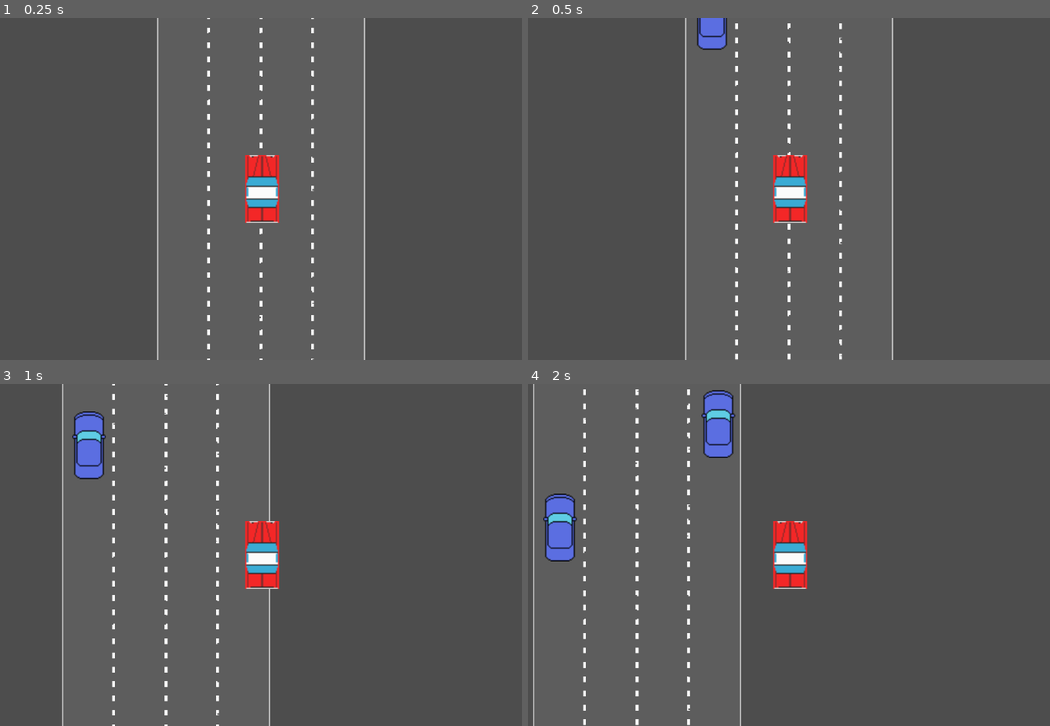
Above: before the commit, frames 1-4 (two rows, left to right).
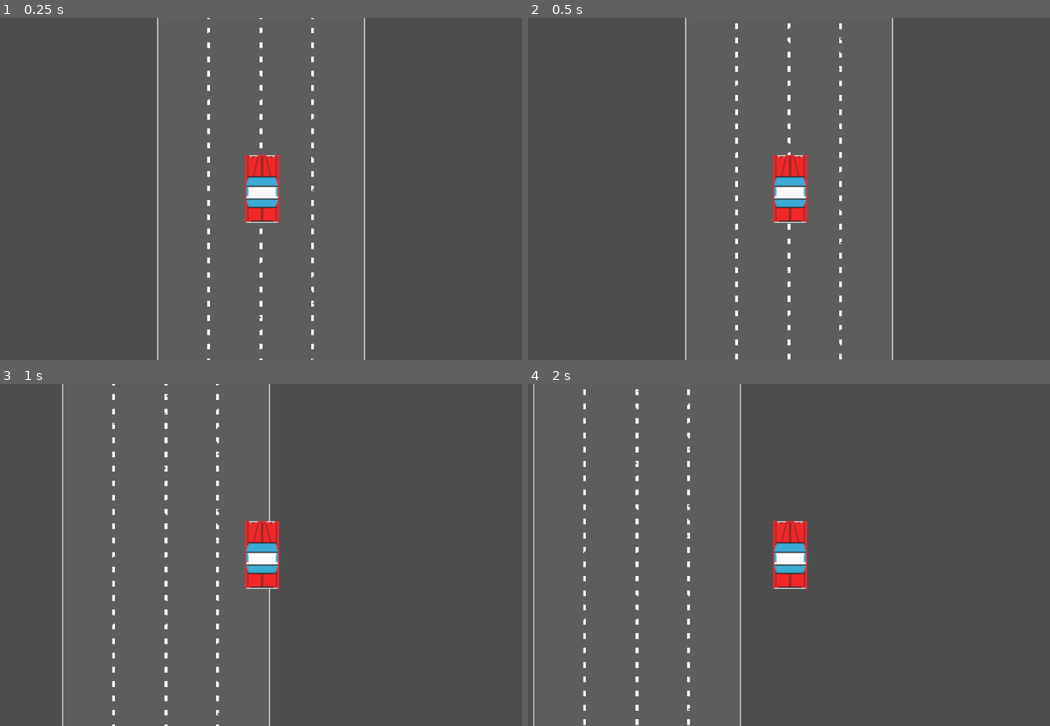
Above: after the commit, the same moments.

Repository: Zeke-D/roadtripping
Game: Godot game, scene res://world.tscn
The game is run twice, just before and just after one commit, with the same random seed, the same clock (stepped at 60 frames per second) and the same inputs.
Inputs:
- Up to frame 1 (0.25 s): no input
- Up to frame 2 (0.5 s): no input
- Up to frame 3 (1 s): hold D (right) from 0.53 s (still down)
- Up to frame 4 (2 s): release D (right) at 1.28 s; hold S (down) from 1.28 s (still down)

Frame 1 is identical in both runs. In frame 2, 0.5% of the frame differs, in the area x 32-39%, y 0-10%; in frame 3, 1.1%; in frame 4, 2.3%, in the area x 2-40%, y 1-52%.

Commit message:
vinnaatyyyyyy

Diff:
--- a/PlayerCar.gd
+++ b/PlayerCar.gd
@@ -48,10 +48,6 @@
 	# check collisions
 	var should_move_horizontal : bool = true
 	var should_move_vertical   : bool = true
-	for body in hurtbox.get_overlapping_bodies():
-		if body.is_in_group("Enemy"):
-			should_move_horizontal = abs(body.position - self.position).x <= 32
-			should_move_vertical = 0 <= (body.position - self.position).y <= 64
 
 	player_vertical_speed = 0
 	if should_move_vertical:
--- a/npc_car.gd
+++ b/npc_car.gd
@@ -1,11 +1,10 @@
 extends CharacterBody2D
-
+class_name NpcCar
 var player
-const NPC_BASE_MOVEMENT_SPEED: float = 80
-
+@export var speed: int = 80
 
 func _ready():
 	player = get_tree().current_scene.find_child('Car')
 
 func _physics_process(delta):
-	position.y += player.player_vertical_speed - (NPC_BASE_MOVEMENT_SPEED * delta)
+	position.y += player.player_vertical_speed - (speed * delta)
--- /dev/null
+++ b/npcs/npc_boat.tscn
@@ -0,0 +1,20 @@
+[gd_scene load_steps=4 format=3 uid="uid://buxsmy1oxtpns"]
+
+[ext_resource type="Script" path="res://npc_car.gd" id="1_5q70q"]
+[ext_resource type="Texture2D" uid="uid://b8f1fmb3viaeu" path="res://Assets/pirate_ship.png" id="2_qfn1j"]
+
+[sub_resource type="RectangleShape2D" id="RectangleShape2D_kqddm"]
+size = Vector2(32, 64)
+
+[node name="npc_boat" type="CharacterBody2D"]
+script = ExtResource("1_5q70q")
+speed = 40
+
+[node name="PirateShip" type="Sprite2D" parent="."]
+position = Vector2(-0.213866, -0.245221)
+rotation = 3.14159
+scale = Vector2(0.0626947, 0.0629744)
+texture = ExtResource("2_qfn1j")
+
+[node name="CollisionShape2D" type="CollisionShape2D" parent="."]
+shape = SubResource("RectangleShape2D_kqddm")
--- a/npc_car.tscn
+++ b/npcs/npc_car_blue.tscn
@@ -1,14 +1,17 @@
-[gd_scene load_steps=3 format=3 uid="uid://bawbisp7r4ff6"]
+[gd_scene load_steps=4 format=3 uid="uid://bawbisp7r4ff6"]
 
 [ext_resource type="Texture2D" uid="uid://68akutqjhpfw" path="res://Assets/npccar.png" id="1_v3o14"]
+[ext_resource type="Script" path="res://npc_car.gd" id="1_vgpbt"]
 
 [sub_resource type="RectangleShape2D" id="RectangleShape2D_uhxu8"]
 size = Vector2(32, 64)
 
 [node name="NpcCar" type="CharacterBody2D" groups=["Enemy"]]
+script = ExtResource("1_vgpbt")
+speed = 80
 
 [node name="CollisionShape2D" type="CollisionShape2D" parent="."]
 shape = SubResource("RectangleShape2D_uhxu8")
 
-[node name="Sprite2D" type="Sprite2D" parent="."]
+[node name="BlueCar" type="Sprite2D" parent="."]
 texture = ExtResource("1_v3o14")
--- /dev/null
+++ b/npcs/npc_car_purple.tscn
@@ -0,0 +1,18 @@
+[gd_scene load_steps=4 format=3 uid="uid://buf5q3kh4ta4o"]
+
+[ext_resource type="Texture2D" uid="uid://cfwjh2g2ymyj5" path="res://Assets/npccar_purple.png" id="1_dnfbj"]
+[ext_resource type="Script" path="res://npc_car.gd" id="1_uuawq"]
+
+[sub_resource type="RectangleShape2D" id="RectangleShape2D_rxmrq"]
+size = Vector2(32, 64)
+
+[node name="npc_car_purple" type="CharacterBody2D"]
+script = ExtResource("1_uuawq")
+
+[node name="CollisionShape2D" type="CollisionShape2D" parent="."]
+shape = SubResource("RectangleShape2D_rxmrq")
+
+[node name="NpccarPurple" type="Sprite2D" parent="."]
+position = Vector2(0.124995, -1.90735e-06)
+scale = Vector2(0.0620117, 0.0625)
+texture = ExtResource("1_dnfbj")
--- /dev/null
+++ b/npcs/npc_tank.tscn
@@ -0,0 +1,19 @@
+[gd_scene load_steps=4 format=3 uid="uid://b6rc0jh8evpoh"]
+
+[ext_resource type="Script" path="res://npc_car.gd" id="1_x28xl"]
+[ext_resource type="Texture2D" uid="uid://dsknuoybud3jf" path="res://Assets/tank.png" id="2_iqmwt"]
+
+[sub_resource type="RectangleShape2D" id="RectangleShape2D_llpga"]
+size = Vector2(32, 64)
+
+[node name="npc_tank" type="CharacterBody2D"]
+script = ExtResource("1_x28xl")
+speed = 20
+
+[node name="CollisionShape2D" type="CollisionShape2D" parent="."]
+shape = SubResource("RectangleShape2D_llpga")
+
+[node name="Tank" type="Sprite2D" parent="."]
+position = Vector2(2.38419e-07, 2)
+scale = Vector2(0.0737305, 0.0703125)
+texture = ExtResource("2_iqmwt")
--- /dev/null
+++ b/npcs/npc_taxi.tscn
@@ -0,0 +1,19 @@
+[gd_scene load_steps=4 format=3 uid="uid://cqh4x1pxthv8w"]
+
+[ext_resource type="Script" path="res://npc_car.gd" id="1_6x4n6"]
+[ext_resource type="Texture2D" uid="uid://bm780tb7s0w3y" path="res://Assets/npccar_taxi.png" id="1_dtqpv"]
+
+[sub_resource type="RectangleShape2D" id="RectangleShape2D_5mwqo"]
+size = Vector2(32, 64)
+
+[node name="npc_taxi" type="CharacterBody2D"]
+script = ExtResource("1_6x4n6")
+speed = 110
+
+[node name="CollisionShape2D" type="CollisionShape2D" parent="."]
+shape = SubResource("RectangleShape2D_5mwqo")
+
+[node name="NpccarTaxi" type="Sprite2D" parent="."]
+position = Vector2(6.19888e-06, -0.37502)
+scale = Vector2(0.0625, 0.0632325)
+texture = ExtResource("1_dtqpv")
--- /dev/null
+++ b/oncoming_traffic.gd
@@ -0,0 +1,46 @@
+extends Node2D
+
+
+
+var WIDTH: int = 49
+var LANE_ONE_X: int = -73
+
+var npc_car_blue: PackedScene = load("res://npcs/npc_car_blue.tscn")
+var npc_car_purple: PackedScene = load("res://npcs/npc_car_purple.tscn")
+var npc_boat: PackedScene = load("res://npcs/npc_boat.tscn")
+var npc_tank: PackedScene = load("res://npcs/npc_tank.tscn")
+var npc_taxi: PackedScene = load("res://npcs/npc_taxi.tscn")
+
+var LANE_ONE: Vector2 = Vector2(LANE_ONE_X, -500)
+
+var obstacle_dict: Dictionary = {
+	npc_car_blue: 35,
+	npc_car_purple: 30,
+	npc_taxi: 20,
+	npc_tank: 5,
+	npc_boat: 10
+}
+
+func get_lane(lane_index: int):
+	return LANE_ONE + lane_index * Vector2(WIDTH, 0)
+
+func get_obstacle(index):
+	var acc = 0
+	for obstacle in obstacle_dict:
+		acc = acc + obstacle_dict[obstacle]
+		if index <= acc:
+			return obstacle
+
+func create_obstacle(position, obstacle):
+	var npcCar: NpcCar = obstacle.instantiate()
+	get_parent().add_child(npcCar)
+	npcCar.set_position(position)
+	print(position)
+
+
+# Called every frame. 'delta' is the elapsed time since the previous frame.
+func _on_timer_timeout():
+	print('timer done')
+	var lane_to_spawn = randi() % 4
+	var rand_obstacle = randi() % 99
+	create_obstacle(get_lane(lane_to_spawn), get_obstacle(rand_obstacle))
--- a/project.godot
+++ b/project.godot
@@ -12,7 +12,7 @@
 
 config/name="Roadtrippin"
 run/main_scene="res://world.tscn"
-config/features=PackedStringArray("4.0", "Forward Plus")
+config/features=PackedStringArray("4.1", "Forward Plus")
 config/icon="res://icon.svg"
 
 [input]
--- /dev/null
+++ b/timer.gd
@@ -0,0 +1,16 @@
+extends Timer
+
+
+# Called when the node enters the scene tree for the first time.
+func _ready():
+	var timer: Timer = Timer.new()
+	var time_to_wait = randi() % 2
+	timer.set_wait_time(time_to_wait)
+	timer.set_one_shot(false)
+	add_child(timer)
+	timer.start()
+
+
+# Called every frame. 'delta' is the elapsed time since the previous frame.
+func _process(delta):
+	pass
--- a/world.tscn
+++ b/world.tscn
@@ -1,11 +1,11 @@
 [gd_scene load_steps=9 format=3 uid="uid://c4a0t2vn7bw41"]
 
 [ext_resource type="PackedScene" uid="uid://dn2511q50ob5p" path="res://player_car.tscn" id="1_0pryi"]
+[ext_resource type="Script" path="res://oncoming_traffic.gd" id="1_3dc4a"]
 [ext_resource type="Texture2D" uid="uid://b0awv4geu16qs" path="res://Assets/base_road.png" id="1_tlry5"]
 [ext_resource type="PackedScene" uid="uid://jc02a36m21ag" path="res://background.tscn" id="3_5jjkl"]
 [ext_resource type="Script" path="res://scroll_down.gd" id="4_dh24h"]
-[ext_resource type="PackedScene" uid="uid://bawbisp7r4ff6" path="res://npc_car.tscn" id="5_salsj"]
-[ext_resource type="Script" path="res://npc_car.gd" id="6_yfppc"]
+[ext_resource type="Script" path="res://timer.gd" id="6_ehp6s"]
 
 [sub_resource type="TileSetAtlasSource" id="TileSetAtlasSource_rssb8"]
 texture = ExtResource("1_tlry5")
@@ -46,6 +46,7 @@
 sources/0 = SubResource("TileSetAtlasSource_rssb8")
 
 [node name="World" type="Node2D"]
+script = ExtResource("1_3dc4a")
 
 [node name="TileMap" type="TileMap" parent="."]
 visible = false
@@ -71,14 +72,8 @@
 z_index = 1
 position = Vector2(19, -21)
 
-[node name="NpcCar" parent="CanvasGroup/Obstacles" instance=ExtResource("5_salsj")]
-position = Vector2(-93, -203)
-script = ExtResource("6_yfppc")
+[node name="Timer" type="Timer" parent="."]
+autostart = true
+script = ExtResource("6_ehp6s")
 
-[node name="NpcCar4" parent="CanvasGroup/Obstacles" instance=ExtResource("5_salsj")]
-position = Vector2(57, -301)
-script = ExtResource("6_yfppc")
-
-[node name="NpcCar5" parent="CanvasGroup/Obstacles" instance=ExtResource("5_salsj")]
-position = Vector2(2, -660)
-script = ExtResource("6_yfppc")
+[connection signal="timeout" from="Timer" to="." method="_on_timer_timeout"]
Binary file added: Assets/npccar_blue.png
Not shown, added: Assets/npccar_blue.png.import
Binary file added: Assets/npccar_pink.png
Not shown, added: Assets/npccar_pink.png.import
Binary file added: Assets/npccar_purple.png
Not shown, added: Assets/npccar_purple.png.import
Binary file added: Assets/npccar_taxi.png
Not shown, added: Assets/npccar_taxi.png.import
Binary file added: Assets/pirate_ship.png
Not shown, added: Assets/pirate_ship.png.import
Binary file added: Assets/tank.png
Not shown, added: Assets/tank.png.import
